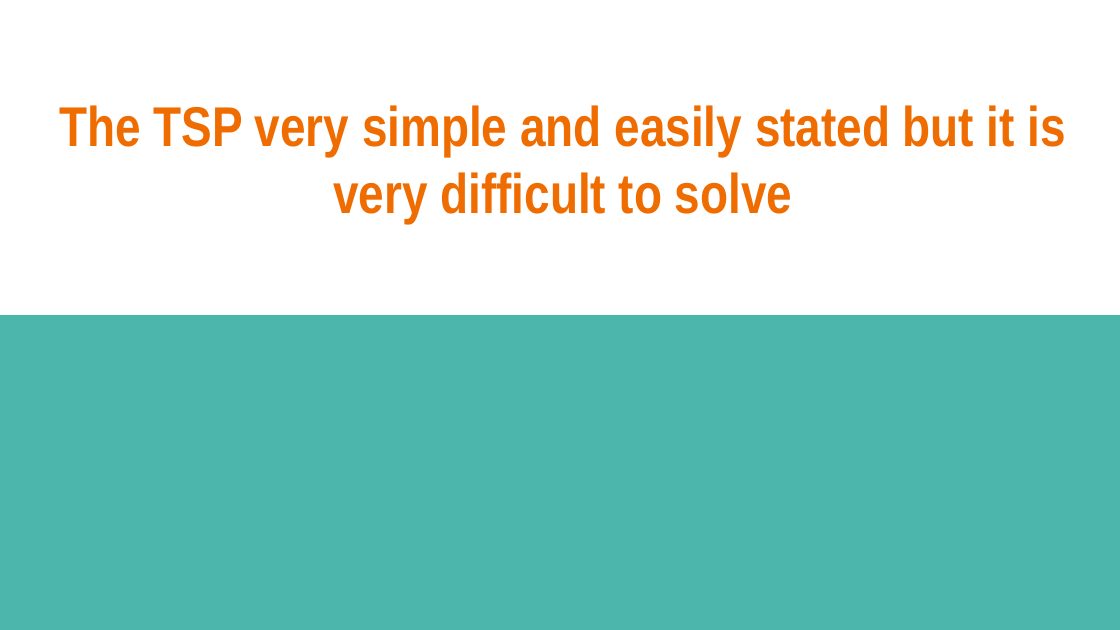
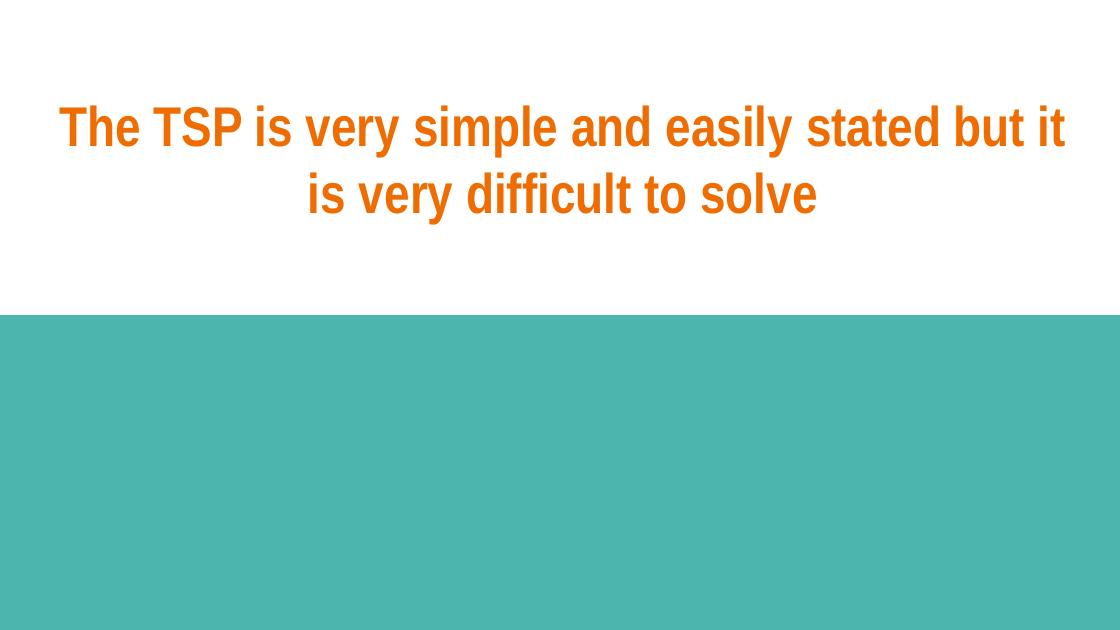
Before and after one commit to hafidzalfrz/TugasAnalgo, a slide deck: slide 3 of UTS/Travelling Salesman Problem.pptx. Drawn at 1120x630 pixels with LibreOffice and Linux fonts; fonts in the diff are those of the drawing. Boxes give left, top, right and bottom in pixels: in the first picture for what was removed or moved away, otherwise in the second. Text is boxed around its words. In the diff, an @@ line names an element or a change of style, - is before the commit and + after.

```diff
--- a/UTS/Travelling Salesman Problem.pptx
+++ b/UTS/Travelling Salesman Problem.pptx
@@ title at (59, 105, 1066, 223): text changed @@
-The TSP very simple and easily stated but it is very difficult to solve
+The TSP is very simple and easily stated but it is very difficult to solve
```
Also in this commit, not shown: 2 slides added, 3 other files.
